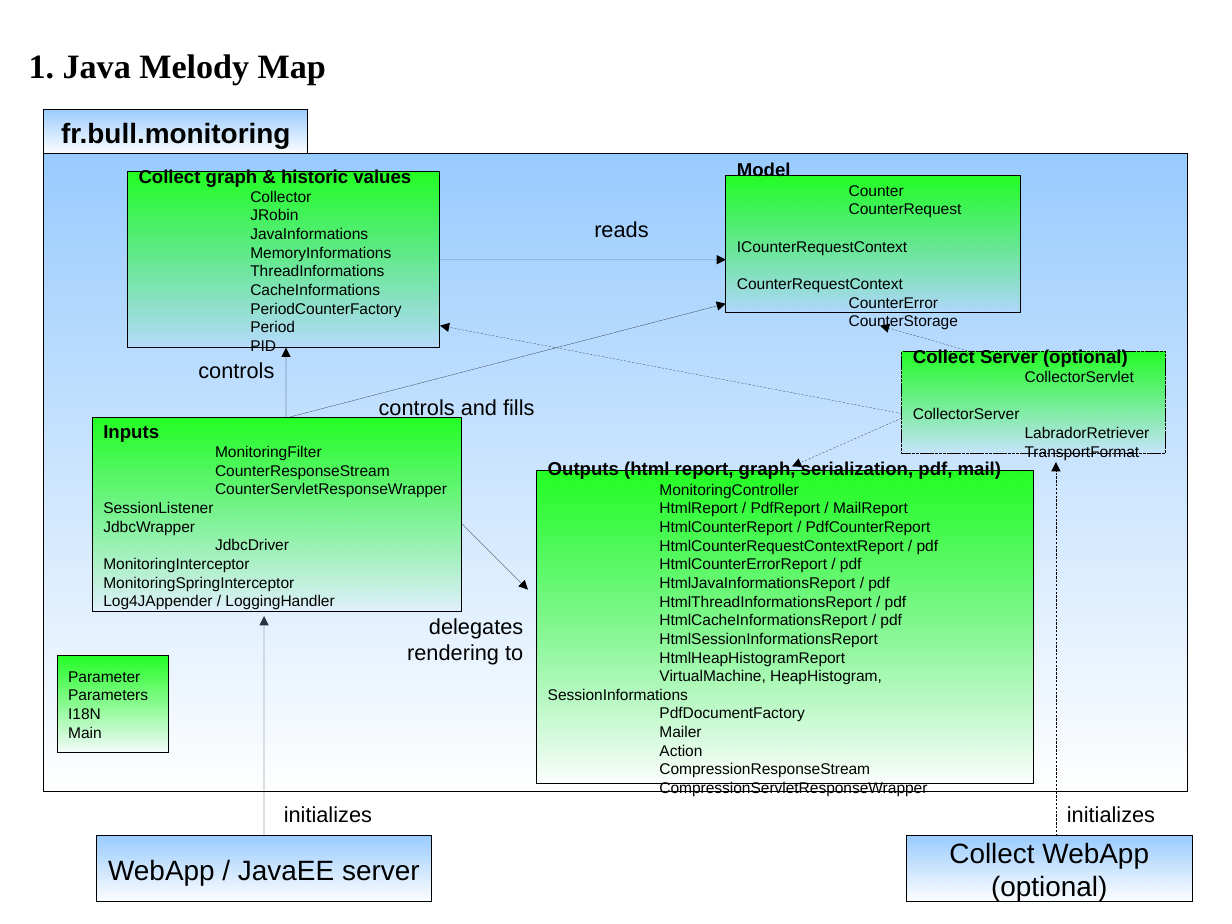
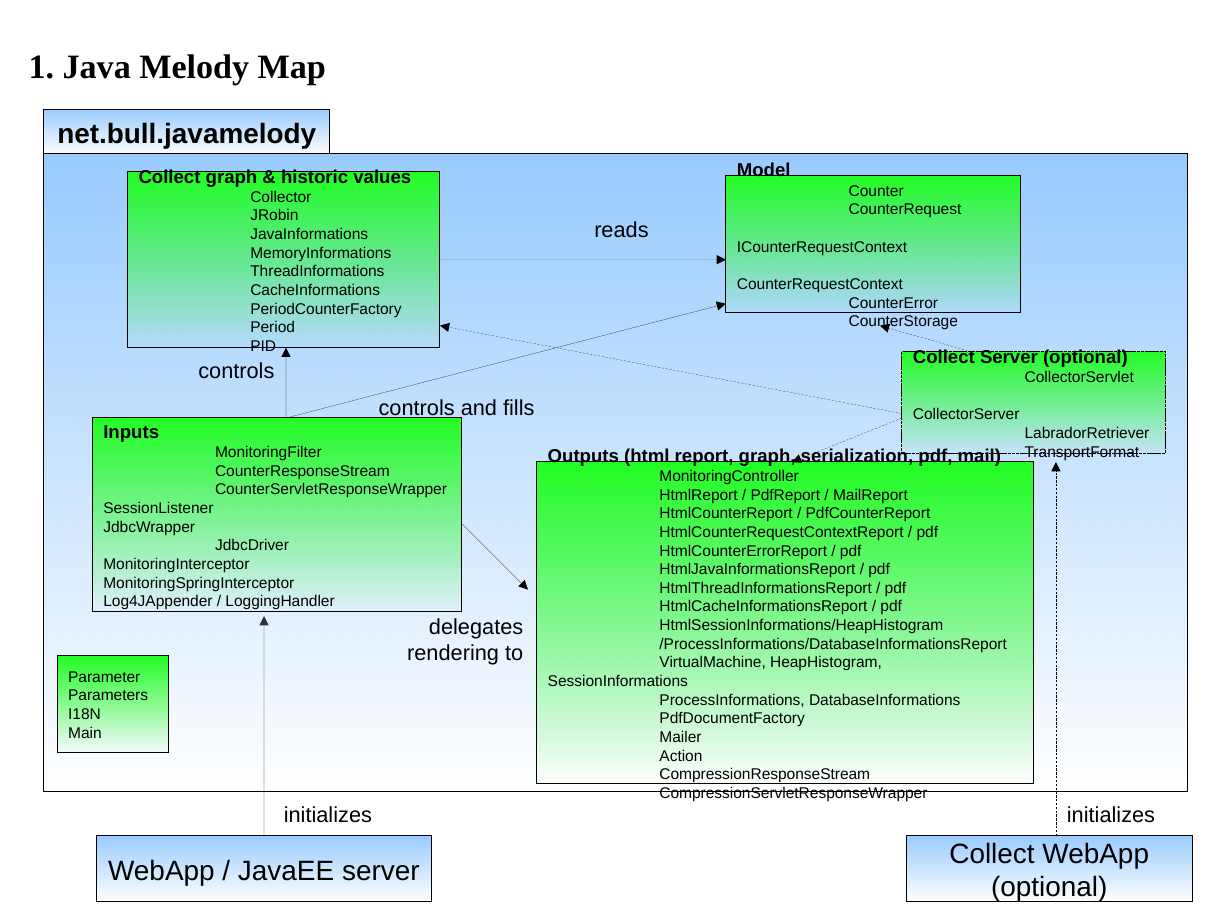
Before and after one commit to saschagrebe/javamelody, a slide deck: slide 1 of javamelody-core/src/site/resources/Map.odp. Drawn at 1232x924 pixels with LibreOffice and Linux fonts; fonts in the diff are those of the drawing. Boxes give left, top, right and bottom in pixels: in the first picture for what was removed or moved away, otherwise in the second. Text is boxed around its words. In the diff, an @@ line names an element or a change of style, - is before the commit and + after.

Commit message:
mise à jour

```diff
--- a/javamelody-core/src/site/resources/Map.odp
+++ b/javamelody-core/src/site/resources/Map.odp
@@ rectangle "net.bull.javamelody" resized from (x1=44, y1=110, x2=307, y2=153) to (x1=44, y1=110, x2=330, y2=153) @@
@@ text in rectangle at (x1=57, y1=122, x2=316, y2=148): text changed @@
-fr.bull.monitoring
+net.bull.javamelody
@@ arrow moved from (902, 418) - (793, 466) to (902, 418) - (793, 462) @@
@@ rectangle "Outputs (html report, graph, serialization, ..." resized from (x1=537, y1=471, x2=1034, y2=784) to (x1=537, y1=462, x2=1034, y2=783) @@
@@ text in rectangle at (x1=548, y1=618, x2=1006, y2=727): text changed @@
-HtmlSessionInformationsReport
-HtmlHeapHistogramReport
-VirtualMachine, HeapHistogram, SessionInformations
-PdfDocumentFactory
+HtmlSessionInformations/HeapHistogram
+/ProcessInformations/DatabaseInformationsReport
+VirtualMachine, HeapHistogram, SessionInformations
+ProcessInformations, DatabaseInformations
+PdfDocumentFactory
```
